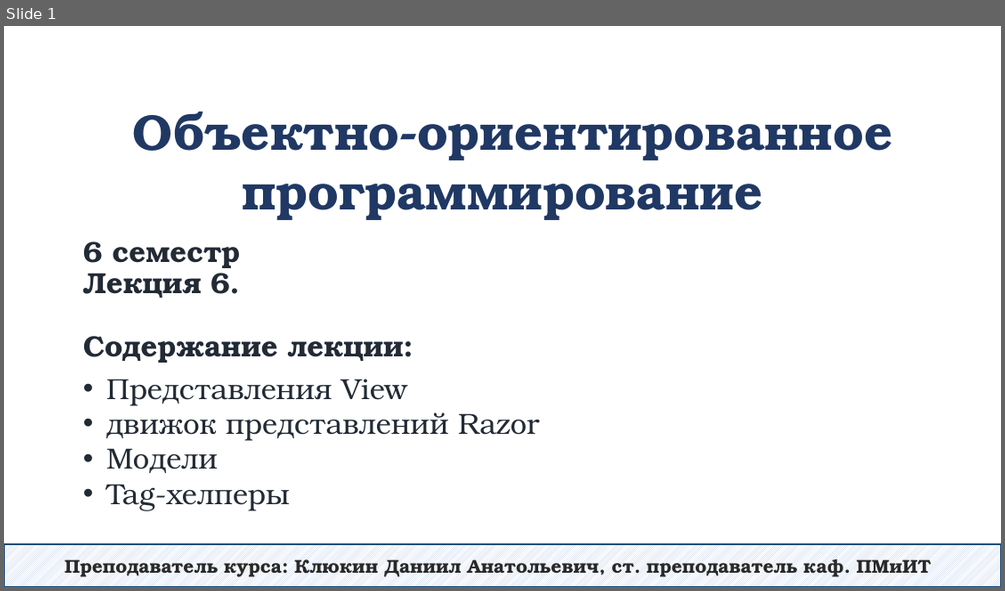
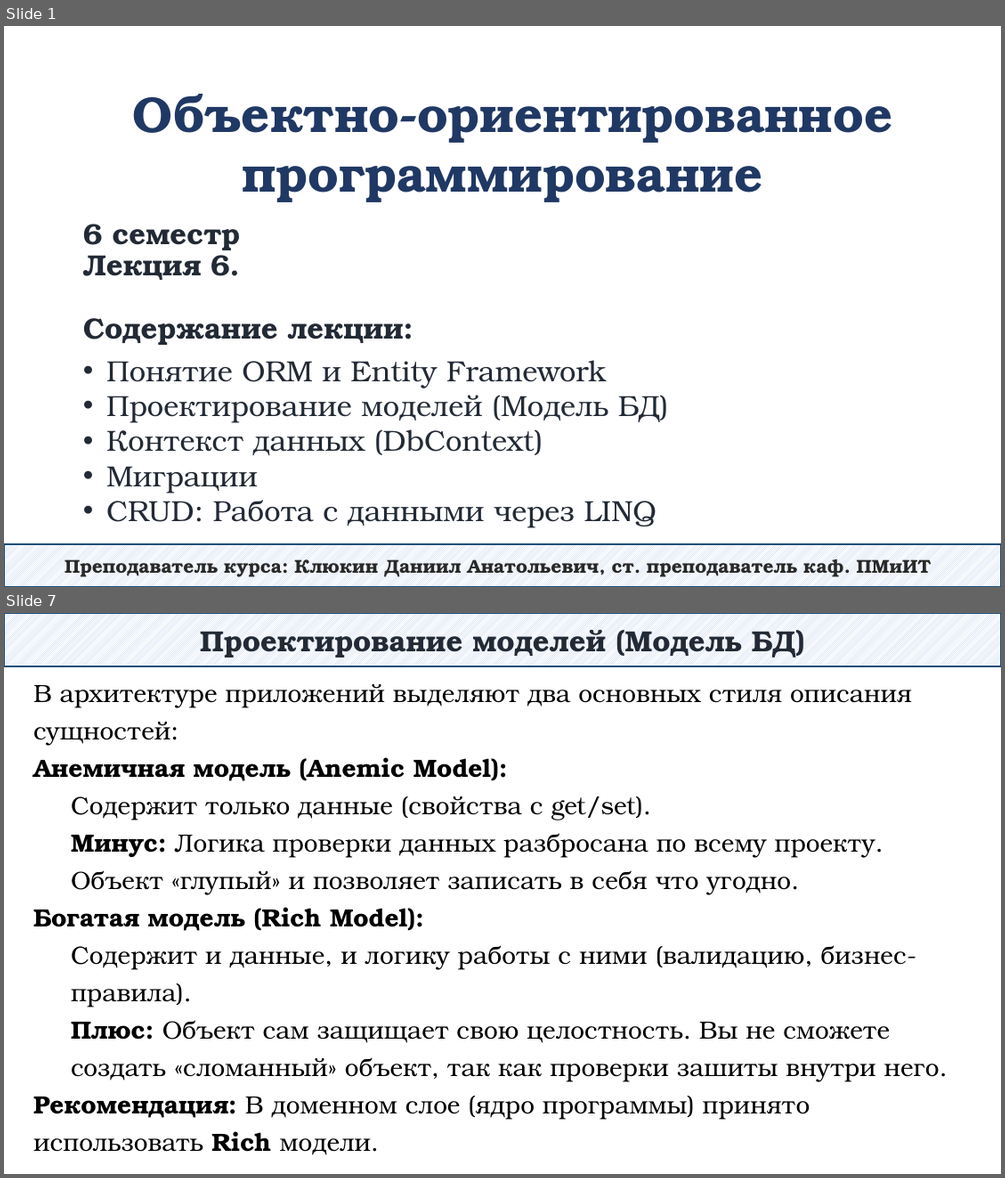
Before and after one commit to DaniilKlyukin/OOP-6, a slide deck: Лекции/ООП 2 лек 6.pptx. Shown one above the other, each under a label of ours: slide 1 before the commit, slides 1 and 7 after it; the slides between them are not shown. The pictures are 1005x591 and 1005x1178 pixels, drawn with LibreOffice and Linux fonts; fonts in the diff are those of the drawing. Boxes give left, top, right and bottom in pixels: in the first picture for what was removed or moved away, otherwise in the second. Text is boxed around its words. In the diff, an @@ line names an element or a change of style, - is before the commit and + after.

```diff
--- a/Лекции/ООП 2 лек 6.pptx
+++ b/Лекции/ООП 2 лек 6.pptx
@@ slide 7 added at [4, 613, 1001, 1174], background #FFFFFF @@
@@ rectangle added at [4, 613, 1001, 666], fill pattern #B4C7E7 on #FFFFFF, outline #1F4E79 1.25 pt, 28 pt, text #222A35, bold @@
+Проектирование моделей (Модель БД)
@@ text added at [33, 684, 939, 1155], 24 pt, text #000000 @@
+В архитектуре приложений выделяют два основных стиля описания сущностей:
+Анемичная модель (Anemic Model):
+  Содержит только данные (свойства с get/set).
+  Минус: Логика проверки данных разбросана по всему проекту. Объект «глупый» и позволяет записать в себя что угодно.
+Богатая модель (Rich Model):
+  Содержит и данные, и логику работы с ними (валидацию, бизнес-правила).
+  Плюс: Объект сам защищает свою целостность. Вы не сможете создать «сломанный» объект, так как проверки зашиты внутри него.
+Рекомендация: В доменном слое (ядро программы) принято использовать Rich модели.
@@ slide 1 changed as well @@
@@ text "Объектно-ориентированное программирование": place and size @@
-text "Объектно-ориентированное программирование" at [133, 111, 892, 220]
+text "Объектно-ориентированное программирование" at [133, 94, 892, 202]
@@ title "6 семестр Лекция 6. Содержание ...": place and size @@
-title "6 семестр Лекция 6. Содержание ..." at [83, 241, 404, 362]
+title "6 семестр Лекция 6. Содержание ..." at [83, 224, 404, 345]
@@ text at [106, 360, 660, 528]: text changed @@
-• Представления View
-• движок представлений Razor
-• Модели
-• Tag-хелперы
+• Понятие ORM и Entity Framework
+• Проектирование моделей (Модель БД)
+• Контекст данных (DbContext)
+• Миграции
+• CRUD: Работа с данными через LINQ
```
Also in this commit, not shown: 9 other slides added, 43 slides removed.
